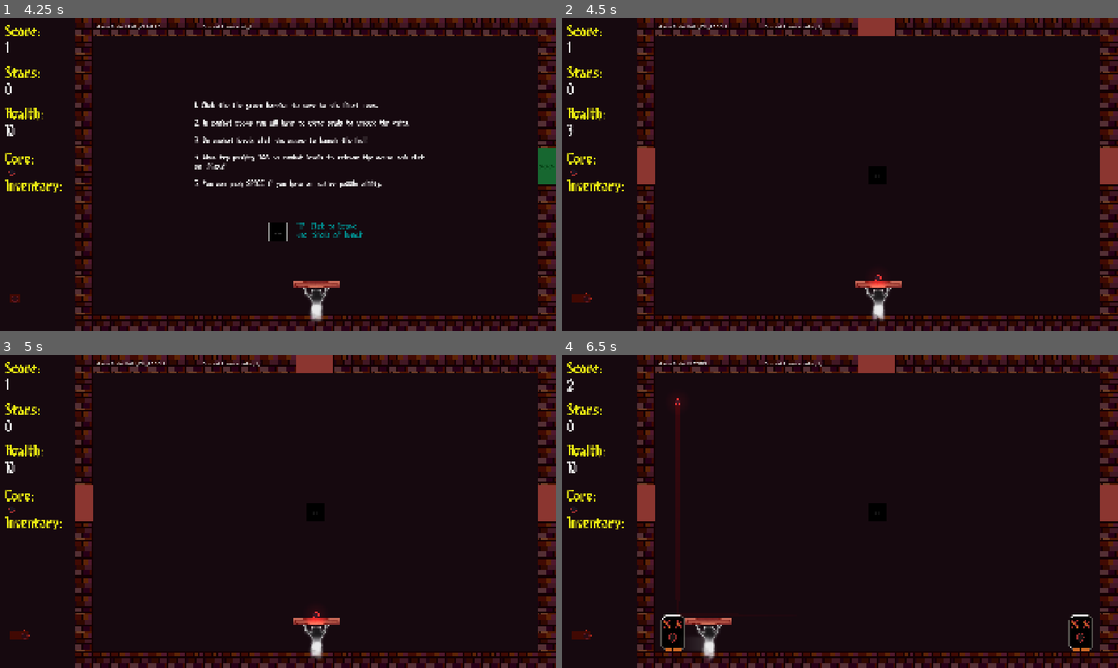
Above: before the commit, frames 1-4 (two rows, left to right).
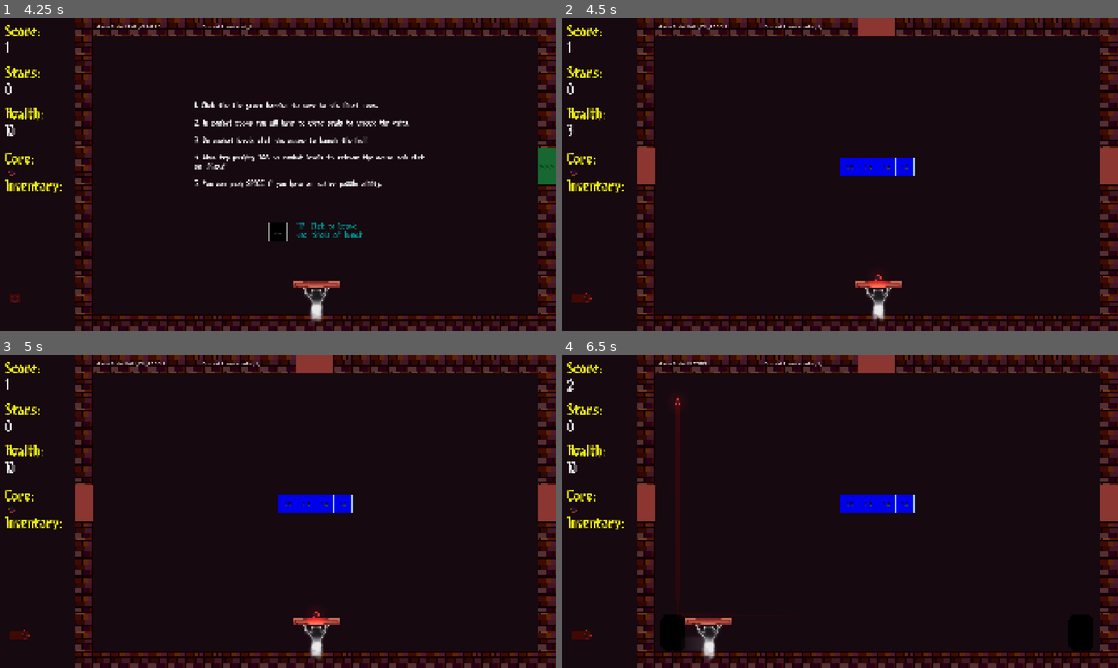
Above: after the commit, the same moments.

Repository: lostpoet999/escape_to_marty
Game: Godot game, scene res://scenes_and_scripts/ui_main_menu/main_menu.tscn
Same seed, same stepped clock (60 frames per second), same inputs: the game is played once before the commit and once after it. Sound files missing from this copy of the repository are replaced by a short silence.
Inputs (mouse positions are in pixels of both pictures, inside the frame that each line leads up to):
- Up to frame 1 (4.25 s): click "Start" at 0.5 s; click (11, 171) at 1.27 s; click (11, 199) at 2.02 s; click (11, 171) at 2.75 s; click (11, 171) at 3.5 s
- Up to frame 2 (4.5 s): tap Enter at 4.25 s; move the mouse to (1106, 165) at 4.27 s; hold Tab (click_mode_toggle) from 4.28 s (still down); click (1106, 165) at 4.42 s
- Up to frame 3 (5 s): keep holding Tab (click_mode_toggle)
- Up to frame 4 (6.5 s): release Tab (click_mode_toggle) at 5 s; click (573, 508) at 5 s; click (573, 508) at 5.75 s

Frame 1 is identical in both runs. In frame 2, 0.8% of the frame differs, in the area x 50-64%, y 44-51%; in frame 3, 0.8%; in frame 4, 1.1%, in the area x 17-96%, y 44-95%.

Commit message:
feat: WIP working on different mechanic for Deon

Diff:
--- a/scenes_and_scripts/enemies/placed_enemy.gd
+++ b/scenes_and_scripts/enemies/placed_enemy.gd
@@ -10,8 +10,11 @@
 
 @onready var foot_1: Marker2D = $Foot1
 @onready var foot_2: Marker2D = $Foot2
+@onready var denial_active: bool = true
+@export var denial_health: int = 3
 
 func _ready()->void:
+	if denial_active == true: self.modulate = Color.BLACK
 	Signalbus.jump_landed.connect(jump_land_shake)
 	if is_blocker: Signalbus.blocker_added.emit(self)
 	var duped: Array[EnemyActions] = []
@@ -28,6 +31,13 @@
 func _process(_delta: float) -> void:
 	if GameManager.current_state == GameManager.GameState.LEVEL_CLEARED:
 		die()
+
+func accept_damage(damage: int, dmg_type: Array[GameManager.PhaseType])->void:
+	SFX.play_sound("player_hurt")
+	denial_health -= 1
+	if denial_health == 0: self.modulate = Color.WHITE
+	elif denial_health <= -1: die()
+
 
 func die()->void:
 	if is_blocker:
@@ -61,9 +71,3 @@
 func start_action_timer()->void:
 	timer.wait_time = action_timer
 	timer.start()
-
-func _on_ramming_collision_body_entered(body: Node2D) -> void:
-	if body is Paddle:
-		var paddle: Paddle = body
-		if paddle.committed_distance > 300:
-			die()
--- a/scenes_and_scripts/enemies/specific_enemies/no_see_me_demon/deon.tscn
+++ b/scenes_and_scripts/enemies/specific_enemies/no_see_me_demon/deon.tscn
@@ -5,6 +5,7 @@
 [ext_resource type="Script" uid="uid://bbq2uibufrs08" path="res://scenes_and_scripts/enemies/enemy_actions/enemy_action_base.gd" id="2_2bfs3"]
 [ext_resource type="Texture2D" uid="uid://dp7nockj7iwkm" path="res://scenes_and_scripts/enemies/specific_enemies/no_see_me_demon/no-see-me-demon.png" id="2_j7ao1"]
 [ext_resource type="Script" uid="uid://bggdt68lamuu7" path="res://scenes_and_scripts/enemies/enemy_actions/hop_to_center.gd" id="3_2bfs3"]
+[ext_resource type="Texture2D" uid="uid://de4qljd70u3rx" path="res://scenes_and_scripts/enemies/specific_enemies/no_see_me_demon/no-see-me-demon_not_idle1.png" id="5_15jb7"]
 
 [sub_resource type="Resource" id="Resource_rwvd0"]
 script = ExtResource("3_2bfs3")
@@ -17,6 +18,49 @@
 clamp_paddle = true
 metadata/_custom_type_script = "uid://bggdt68lamuu7"
 
+[sub_resource type="AtlasTexture" id="AtlasTexture_rwvd0"]
+atlas = ExtResource("2_j7ao1")
+region = Rect2(0, 0, 84, 126)
+
+[sub_resource type="AtlasTexture" id="AtlasTexture_15jb7"]
+atlas = ExtResource("2_j7ao1")
+region = Rect2(84, 0, 84, 126)
+
+[sub_resource type="AtlasTexture" id="AtlasTexture_qqyay"]
+atlas = ExtResource("2_j7ao1")
+region = Rect2(168, 0, 84, 126)
+
+[sub_resource type="AtlasTexture" id="AtlasTexture_mhwwu"]
+atlas = ExtResource("2_j7ao1")
+region = Rect2(252, 0, 84, 126)
+
+[sub_resource type="AtlasTexture" id="AtlasTexture_vlmr2"]
+atlas = ExtResource("2_j7ao1")
+region = Rect2(336, 0, 84, 126)
+
+[sub_resource type="SpriteFrames" id="SpriteFrames_nnmbe"]
+animations = [{
+"frames": [{
+"duration": 1.0,
+"texture": SubResource("AtlasTexture_rwvd0")
+}, {
+"duration": 1.0,
+"texture": SubResource("AtlasTexture_15jb7")
+}, {
+"duration": 1.0,
+"texture": SubResource("AtlasTexture_qqyay")
+}, {
+"duration": 1.0,
+"texture": SubResource("AtlasTexture_mhwwu")
+}, {
+"duration": 1.0,
+"texture": SubResource("AtlasTexture_vlmr2")
+}],
+"loop": true,
+"name": &"default",
+"speed": 5.0
+}]
+
 [node name="Deon" unique_id=1934117901 instance=ExtResource("1_hxmmq")]
 script = ExtResource("1_dj3le")
 action_pool = Array[ExtResource("2_2bfs3")]([SubResource("Resource_rwvd0")])
@@ -24,7 +68,8 @@
 is_blocker = true
 
 [node name="EnemySprite" parent="." index="0" unique_id=2032254832]
-texture = ExtResource("2_j7ao1")
+visible = false
+texture = ExtResource("5_15jb7")
 
 [node name="CollisionShape2D" parent="." index="1" unique_id=1655691252]
 position = Vector2(1, 0.25)
@@ -38,4 +83,8 @@
 [node name="Foot2" type="Marker2D" parent="." index="4" unique_id=1351684469]
 position = Vector2(15, 91)
 
+[node name="AnimatedSprite2D" type="AnimatedSprite2D" parent="." index="5" unique_id=132744512]
+sprite_frames = SubResource("SpriteFrames_nnmbe")
+autoplay = "default"
+
 [connection signal="body_entered" from="RammingCollision" to="." method="_on_ramming_collision_body_entered"]
--- a/scenes_and_scripts/levels/floor_1_the_intersection/combat_1_1.tscn
+++ b/scenes_and_scripts/levels/floor_1_the_intersection/combat_1_1.tscn
@@ -25,12 +25,24 @@
 [node name="combat_1_1" unique_id=565861230 instance=ExtResource("1_eysly")]
 
 [node name="OpenSeal" parent="No-Respawn/Bricks" parent_id_path=PackedInt32Array(424513038) index="0" unique_id=887021685 instance=ExtResource("2_qcry5")]
-position = Vector2(1152, 672)
-stages = Dictionary[int, float]({
-0: 5.0,
-1: 1.0
-})
-brick_health = 5
+position = Vector2(1056, 640)
+initialize_brick_on_leveldata = false
+stages = Dictionary[int, float]({})
+
+[node name="OpenSeal2" parent="No-Respawn/Bricks" parent_id_path=PackedInt32Array(424513038) index="1" unique_id=112920898 instance=ExtResource("2_qcry5")]
+position = Vector2(1120, 640)
+initialize_brick_on_leveldata = false
+stages = Dictionary[int, float]({})
+
+[node name="OpenSeal3" parent="No-Respawn/Bricks" parent_id_path=PackedInt32Array(424513038) index="2" unique_id=1794760010 instance=ExtResource("2_qcry5")]
+position = Vector2(1184, 640)
+initialize_brick_on_leveldata = false
+stages = Dictionary[int, float]({})
+
+[node name="OpenSeal4" parent="No-Respawn/Bricks" parent_id_path=PackedInt32Array(424513038) index="3" unique_id=1855742673 instance=ExtResource("2_qcry5")]
+position = Vector2(1248, 640)
+initialize_brick_on_leveldata = false
+stages = Dictionary[int, float]({})
 
 [node name="EnemySpawner" parent="No-Respawn/Spawners" parent_id_path=PackedInt32Array(1587044855) index="0" unique_id=740599083 instance=ExtResource("3_dfsbl")]
 position = Vector2(288, 960)
--- a/scenes_and_scripts/levels/floor_1_the_intersection/combat_1_2.tscn
+++ b/scenes_and_scripts/levels/floor_1_the_intersection/combat_1_2.tscn
@@ -25,16 +25,9 @@
 [node name="combat_1_2" unique_id=565861230 instance=ExtResource("1_o7dia")]
 
 [node name="OpenSeal" parent="No-Respawn/Bricks" parent_id_path=PackedInt32Array(424513038) index="0" unique_id=887021685 instance=ExtResource("2_cbojn")]
-position = Vector2(1120, 608)
-brick_health = 5
-
-[node name="OpenSeal2" parent="No-Respawn/Bricks" parent_id_path=PackedInt32Array(424513038) index="1" unique_id=1264717493 instance=ExtResource("2_cbojn")]
-position = Vector2(1184, 608)
-brick_health = 5
-
-[node name="OpenSeal3" parent="No-Respawn/Bricks" parent_id_path=PackedInt32Array(424513038) index="2" unique_id=1400623866 instance=ExtResource("2_cbojn")]
-position = Vector2(1151, 544)
-brick_health = 5
+position = Vector2(1152, 672)
+initialize_brick_on_leveldata = false
+brick_health = 2
 
 [node name="EnemySpawner" parent="No-Respawn/Spawners" parent_id_path=PackedInt32Array(1587044855) index="0" unique_id=740599083 instance=ExtResource("2_umu5g")]
 position = Vector2(288, 960)
--- a/scenes_and_scripts/levels/floor_1_the_intersection/combat_1_3.tscn
+++ b/scenes_and_scripts/levels/floor_1_the_intersection/combat_1_3.tscn
@@ -25,7 +25,7 @@
 [node name="combat_1_3" unique_id=565861230 instance=ExtResource("1_nty3w")]
 
 [node name="OpenSeal" parent="No-Respawn/Bricks" parent_id_path=PackedInt32Array(424513038) index="0" unique_id=887021685 instance=ExtResource("2_l6wtj")]
-position = Vector2(1184, 768)
+position = Vector2(1824, 736)
 stages = Dictionary[int, float]({
 0: 5.0,
 1: 1.0
@@ -33,7 +33,7 @@
 brick_health = 5
 
 [node name="OpenSeal2" parent="No-Respawn/Bricks" parent_id_path=PackedInt32Array(424513038) index="1" unique_id=647932420 instance=ExtResource("2_l6wtj")]
-position = Vector2(1248, 768)
+position = Vector2(1888, 736)
 stages = Dictionary[int, float]({
 0: 5.0,
 1: 1.0
@@ -41,7 +41,79 @@
 brick_health = 5
 
 [node name="OpenSeal3" parent="No-Respawn/Bricks" parent_id_path=PackedInt32Array(424513038) index="2" unique_id=1001972289 instance=ExtResource("2_l6wtj")]
-position = Vector2(1120, 768)
+position = Vector2(1760, 736)
+stages = Dictionary[int, float]({
+0: 5.0,
+1: 1.0
+})
+brick_health = 5
+
+[node name="OpenSeal4" parent="No-Respawn/Bricks" parent_id_path=PackedInt32Array(424513038) index="3" unique_id=177909640 instance=ExtResource("2_l6wtj")]
+position = Vector2(1632, 736)
+stages = Dictionary[int, float]({
+0: 5.0,
+1: 1.0
+})
+brick_health = 5
+
+[node name="OpenSeal5" parent="No-Respawn/Bricks" parent_id_path=PackedInt32Array(424513038) index="4" unique_id=1529404844 instance=ExtResource("2_l6wtj")]
+position = Vector2(1696, 736)
+stages = Dictionary[int, float]({
+0: 5.0,
+1: 1.0
+})
+brick_health = 5
+
+[node name="OpenSeal6" parent="No-Respawn/Bricks" parent_id_path=PackedInt32Array(424513038) index="5" unique_id=310012742 instance=ExtResource("2_l6wtj")]
+position = Vector2(1568, 736)
+stages = Dictionary[int, float]({
+0: 5.0,
+1: 1.0
+})
+brick_health = 5
+
+[node name="OpenSeal7" parent="No-Respawn/Bricks" parent_id_path=PackedInt32Array(424513038) index="6" unique_id=804462732 instance=ExtResource("2_l6wtj")]
+position = Vector2(1824, 544)
+stages = Dictionary[int, float]({
+0: 5.0,
+1: 1.0
+})
+brick_health = 5
+
+[node name="OpenSeal8" parent="No-Respawn/Bricks" parent_id_path=PackedInt32Array(424513038) index="7" unique_id=1844197599 instance=ExtResource("2_l6wtj")]
+position = Vector2(1888, 544)
+stages = Dictionary[int, float]({
+0: 5.0,
+1: 1.0
+})
+brick_health = 5
+
+[node name="OpenSeal9" parent="No-Respawn/Bricks" parent_id_path=PackedInt32Array(424513038) index="8" unique_id=1532008478 instance=ExtResource("2_l6wtj")]
+position = Vector2(1760, 544)
+stages = Dictionary[int, float]({
+0: 5.0,
+1: 1.0
+})
+brick_health = 5
+
+[node name="OpenSeal10" parent="No-Respawn/Bricks" parent_id_path=PackedInt32Array(424513038) index="9" unique_id=884066030 instance=ExtResource("2_l6wtj")]
+position = Vector2(1632, 544)
+stages = Dictionary[int, float]({
+0: 5.0,
+1: 1.0
+})
+brick_health = 5
+
+[node name="OpenSeal11" parent="No-Respawn/Bricks" parent_id_path=PackedInt32Array(424513038) index="10" unique_id=1401307727 instance=ExtResource("2_l6wtj")]
+position = Vector2(1696, 544)
+stages = Dictionary[int, float]({
+0: 5.0,
+1: 1.0
+})
+brick_health = 5
+
+[node name="OpenSeal12" parent="No-Respawn/Bricks" parent_id_path=PackedInt32Array(424513038) index="11" unique_id=87421281 instance=ExtResource("2_l6wtj")]
+position = Vector2(1568, 544)
 stages = Dictionary[int, float]({
 0: 5.0,
 1: 1.0
--- a/scenes_and_scripts/levels/floor_1_the_intersection/combat_1_4.tscn
+++ b/scenes_and_scripts/levels/floor_1_the_intersection/combat_1_4.tscn
@@ -25,19 +25,46 @@
 [node name="combat_1_4" unique_id=565861230 instance=ExtResource("1_7tba3")]
 
 [node name="OpenSeal" parent="No-Respawn/Bricks" parent_id_path=PackedInt32Array(424513038) index="0" unique_id=887021685 instance=ExtResource("2_pu6mi")]
-position = Vector2(1056, 736)
+position = Vector2(896, 736)
 
 [node name="OpenSeal2" parent="No-Respawn/Bricks" parent_id_path=PackedInt32Array(424513038) index="1" unique_id=689692016 instance=ExtResource("2_pu6mi")]
-position = Vector2(1152, 736)
+position = Vector2(832, 736)
 
 [node name="OpenSeal3" parent="No-Respawn/Bricks" parent_id_path=PackedInt32Array(424513038) index="2" unique_id=893085008 instance=ExtResource("2_pu6mi")]
-position = Vector2(1248, 736)
+position = Vector2(768, 736)
 
 [node name="OpenSeal4" parent="No-Respawn/Bricks" parent_id_path=PackedInt32Array(424513038) index="3" unique_id=1026489600 instance=ExtResource("2_pu6mi")]
 position = Vector2(960, 736)
 
 [node name="OpenSeal5" parent="No-Respawn/Bricks" parent_id_path=PackedInt32Array(424513038) index="4" unique_id=2067745846 instance=ExtResource("2_pu6mi")]
-position = Vector2(1344, 736)
+position = Vector2(768, 672)
+
+[node name="OpenSeal6" parent="No-Respawn/Bricks" parent_id_path=PackedInt32Array(424513038) index="5" unique_id=1032879009 instance=ExtResource("2_pu6mi")]
+position = Vector2(768, 608)
+
+[node name="OpenSeal7" parent="No-Respawn/Bricks" parent_id_path=PackedInt32Array(424513038) index="6" unique_id=1126325637 instance=ExtResource("2_pu6mi")]
+position = Vector2(768, 544)
+
+[node name="OpenSeal8" parent="No-Respawn/Bricks" parent_id_path=PackedInt32Array(424513038) index="7" unique_id=87386104 instance=ExtResource("2_pu6mi")]
+position = Vector2(832, 544)
+
+[node name="OpenSeal9" parent="No-Respawn/Bricks" parent_id_path=PackedInt32Array(424513038) index="8" unique_id=438632944 instance=ExtResource("2_pu6mi")]
+position = Vector2(896, 544)
+
+[node name="OpenSeal10" parent="No-Respawn/Bricks" parent_id_path=PackedInt32Array(424513038) index="9" unique_id=1707202476 instance=ExtResource("2_pu6mi")]
+position = Vector2(960, 544)
+
+[node name="OpenSeal11" parent="No-Respawn/Bricks" parent_id_path=PackedInt32Array(424513038) index="10" unique_id=2027687086 instance=ExtResource("2_pu6mi")]
+position = Vector2(1024, 544)
+
+[node name="OpenSeal12" parent="No-Respawn/Bricks" parent_id_path=PackedInt32Array(424513038) index="11" unique_id=1085748112 instance=ExtResource("2_pu6mi")]
+position = Vector2(1088, 544)
+
+[node name="OpenSeal13" parent="No-Respawn/Bricks" parent_id_path=PackedInt32Array(424513038) index="12" unique_id=1451885888 instance=ExtResource("2_pu6mi")]
+position = Vector2(1024, 736)
+
+[node name="OpenSeal14" parent="No-Respawn/Bricks" parent_id_path=PackedInt32Array(424513038) index="13" unique_id=2105224799 instance=ExtResource("2_pu6mi")]
+position = Vector2(1088, 736)
 
 [node name="EnemySpawner" parent="No-Respawn/Spawners" parent_id_path=PackedInt32Array(1587044855) index="0" unique_id=740599083 instance=ExtResource("3_u5l1q")]
 position = Vector2(288, 960)
--- a/scenes_and_scripts/player/paddle.gd
+++ b/scenes_and_scripts/player/paddle.gd
@@ -167,7 +167,6 @@
 			active_paddle_powerup.activate(self,projectiles)
 
 func hit_feedback() -> void:
-	# scale pulse — David is a child, so he pulses too
 	var base_scale: Vector2 = scale
 	var tw_scale: Tween = create_tween().set_trans(Tween.TRANS_QUAD).set_ease(Tween.EASE_OUT)
 	tw_scale.tween_property(self, "scale", base_scale * 0.9, 0.06)
--- a/scenes_and_scripts/ui_level/main_ui.gd
+++ b/scenes_and_scripts/ui_level/main_ui.gd
@@ -4,15 +4,15 @@
 @onready var stars: Label = %Stars
 @onready var health: Label = %health
 
-var numberAnimDelay = 1/30 # of a second
-var numberDelayRemaining = 0
+var numberAnimDelay: float = 3/30 # of a second
+var numberDelayRemaining: float = 0
 
-var currentScore = 0
-var currentStars = 0
-var currentHealth = 0
-var displayedScore = 0
-var displayedStars = 0
-var displayedHealth = 0
+var currentScore: int = 0
+var currentStars: int = 0
+var currentHealth: int = 0
+var displayedScore: int = 0
+var displayedStars: int = 0
+var displayedHealth: int = 0
 
 func _ready() -> void:
 	Signalbus.stars_updated.connect(update_star_ui)
@@ -38,12 +38,12 @@
 	if numberDelayRemaining > 0: return
 	numberDelayRemaining = numberAnimDelay
 
-	var healthChange = abs(displayedHealth-currentHealth)
-	var healthDelta = 1 # 10 if healthChange>10 else 1
-	var starsChange = abs(displayedStars-currentStars)
-	var starsDelta = 1 # 10 if starsChange>10 else 1
-	var scoreChange = abs(displayedScore-currentScore)
-	var scoreDelta = 50 if scoreChange>50 else 1 # go faster if big difference
+	var healthChange: int = abs(displayedHealth-currentHealth)
+	var healthDelta: int = 1 # 10 if healthChange>10 else 1
+	var starsChange: int = abs(displayedStars-currentStars)
+	var starsDelta: int = 1 # 10 if starsChange>10 else 1
+	var scoreChange: int = abs(displayedScore-currentScore)
+	var scoreDelta: int = 50 if scoreChange>50 else 1 # go faster if big difference
 
 	if healthChange!=0:
 		if displayedHealth < currentHealth: displayedHealth += healthDelta
Binary file changed: scenes_and_scripts/enemies/specific_enemies/no_see_me_demon/no-see-me-demon.png
Binary file added: scenes_and_scripts/enemies/specific_enemies/no_see_me_demon/no-see-me-demon_not_idle1.png
Not shown, added: scenes_and_scripts/enemies/specific_enemies/no_see_me_demon/no-see-me-demon_not_idle1.png.import
